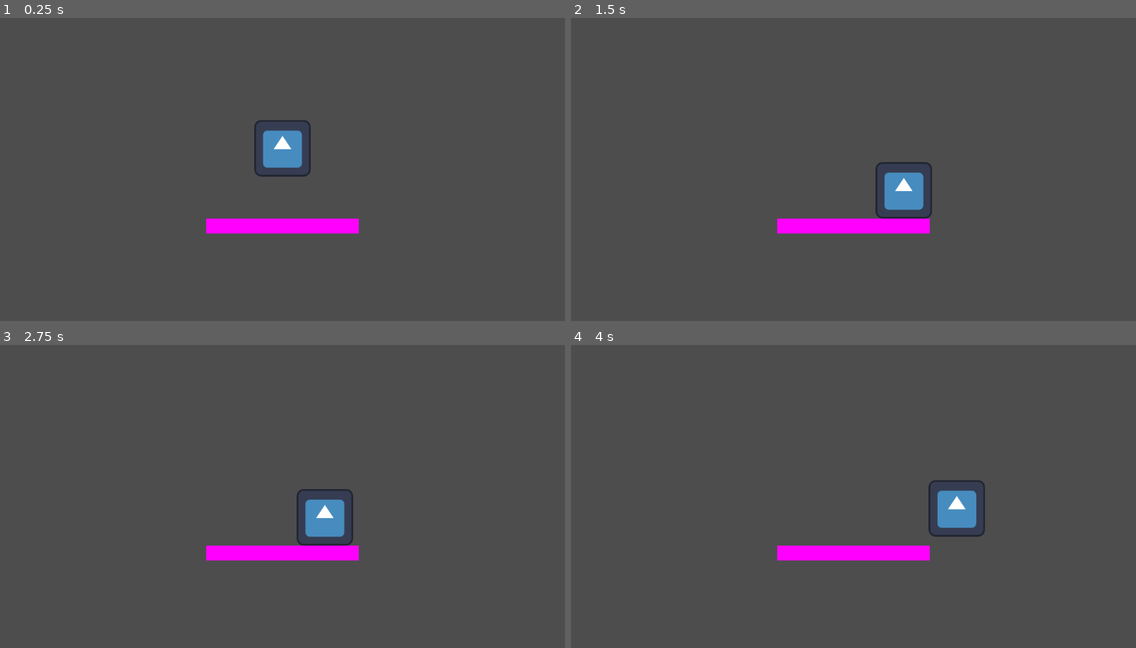
Above: before the commit, frames 1-4 (two rows, left to right).
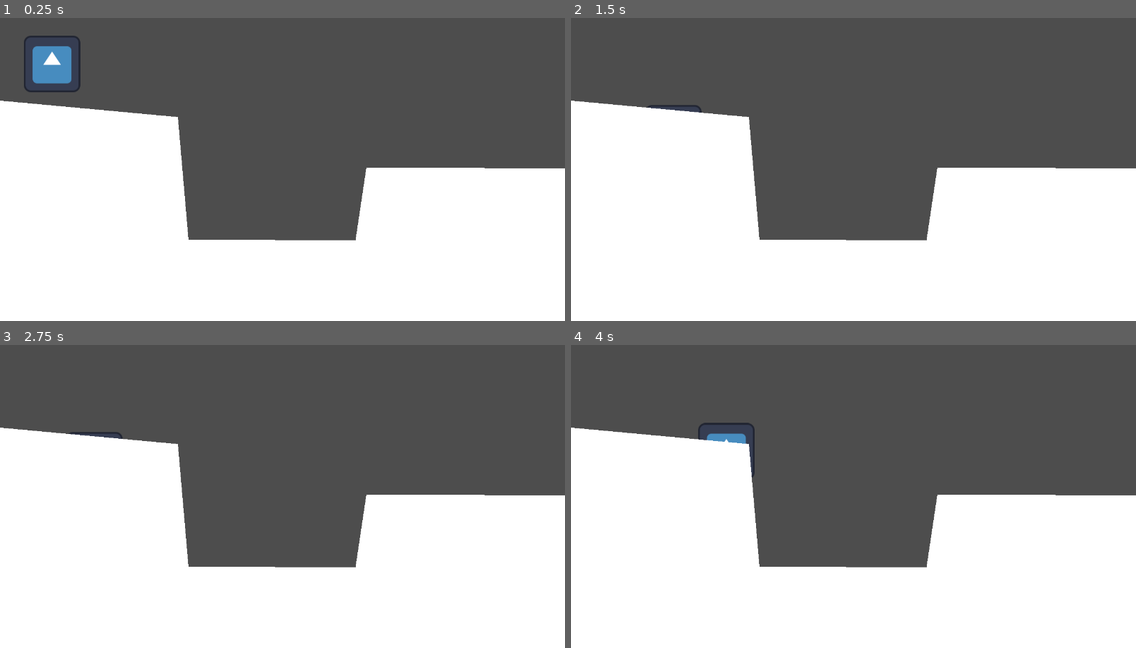
Above: after the commit, the same moments.

Repository: Javachup/godot-prototypes
Game: Godot game, scene res://root.tscn
The game is run twice, just before and just after one commit, with the same random seed, the same clock (stepped at 60 frames per second) and the same inputs. The engine's default icon, where the game draws it, is replaced by a stand-in: a white triangle on a blue panel in a dark square.
Inputs:
- Up to frame 1 (0.25 s): no input
- Up to frame 2 (1.5 s): hold D from 0.53 s (still down); tap Space at 0.77 s
- Up to frame 3 (2.75 s): tap Space at 1.52 s; release D at 2.03 s; hold A from 2.03 s (still down)
- Up to frame 4 (4 s): release A at 2.78 s; hold D from 2.78 s (still down); tap Space at 3.02, 3.77 s

The runs differ from the first frame. In frame 1, 53% of the frame differs, in the area x 0-100%, y 5-100%; in frame 2, 52%; in frame 3, 52%; in frame 4, 51%.

Commit message:
adds walls

Diff:
--- /dev/null
+++ b/srcPlatformer/Objects/Wall/Wall.gd
@@ -0,0 +1,7 @@
+class_name Wall
+extends Polygon2D
+
+@onready var collision_shape_2d = %CollisionShape2D
+
+func _ready():
+	collision_shape_2d.shape.points = polygon
--- /dev/null
+++ b/srcPlatformer/Objects/Wall/Wall.tscn
@@ -0,0 +1,16 @@
+[gd_scene load_steps=3 format=3 uid="uid://diq480kerq681"]
+
+[ext_resource type="Script" path="res://Objects/Wall/Wall.gd" id="1_kji2l"]
+
+[sub_resource type="ConvexPolygonShape2D" id="ConvexPolygonShape2D_i5srt"]
+
+[node name="Wall" type="Polygon2D"]
+polygon = PackedVector2Array(-50, -50, 50, -50, 50, 50, -50, 50)
+script = ExtResource("1_kji2l")
+
+[node name="StaticBody2D" type="StaticBody2D" parent="."]
+collision_layer = 2
+
+[node name="CollisionShape2D" type="CollisionShape2D" parent="StaticBody2D"]
+unique_name_in_owner = true
+shape = SubResource("ConvexPolygonShape2D_i5srt")
--- a/srcPlatformer/root.tscn
+++ b/srcPlatformer/root.tscn
@@ -1,27 +1,25 @@
-[gd_scene load_steps=4 format=3 uid="uid://otixf6thrwrm"]
+[gd_scene load_steps=3 format=3 uid="uid://otixf6thrwrm"]
 
 [ext_resource type="PackedScene" uid="uid://bd57d7g27nh71" path="res://Objects/player/player.tscn" id="1_ctvmj"]
-
-[sub_resource type="RectangleShape2D" id="RectangleShape2D_3kvj5"]
-size = Vector2(352, 34)
-
-[sub_resource type="PlaceholderTexture2D" id="PlaceholderTexture2D_6m7qb"]
-size = Vector2(346, 34)
+[ext_resource type="PackedScene" uid="uid://diq480kerq681" path="res://Objects/Wall/Wall.tscn" id="2_osqa0"]
 
 [node name="root" type="Node"]
 
 [node name="world" type="Node2D" parent="."]
 
 [node name="Player" parent="world" instance=ExtResource("1_ctvmj")]
+position = Vector2(-522, -191)
 
 [node name="Camera2D" type="Camera2D" parent="world"]
 
-[node name="StaticBody2D" type="StaticBody2D" parent="world"]
-position = Vector2(0, 145)
-collision_layer = 2
+[node name="Wall" parent="world" instance=ExtResource("2_osqa0")]
+position = Vector2(-946, 146)
+polygon = PackedVector2Array(-84, -63, 222, -293, 709, -248, 751, 238, 16, 235)
 
-[node name="CollisionShape2D" type="CollisionShape2D" parent="world/StaticBody2D"]
-shape = SubResource("RectangleShape2D_3kvj5")
+[node name="Wall2" parent="world" instance=ExtResource("2_osqa0")]
+position = Vector2(-420, 324)
+polygon = PackedVector2Array(136, -148, 671, -147, 687, 215, 83, 206)
 
-[node name="Sprite2D" type="Sprite2D" parent="world/StaticBody2D"]
-texture = SubResource("PlaceholderTexture2D_6m7qb")
+[node name="Wall3" parent="world" instance=ExtResource("2_osqa0")]
+position = Vector2(54, 161)
+polygon = PackedVector2Array(136, -148, 671, -147, 687, 215, 83, 206)
